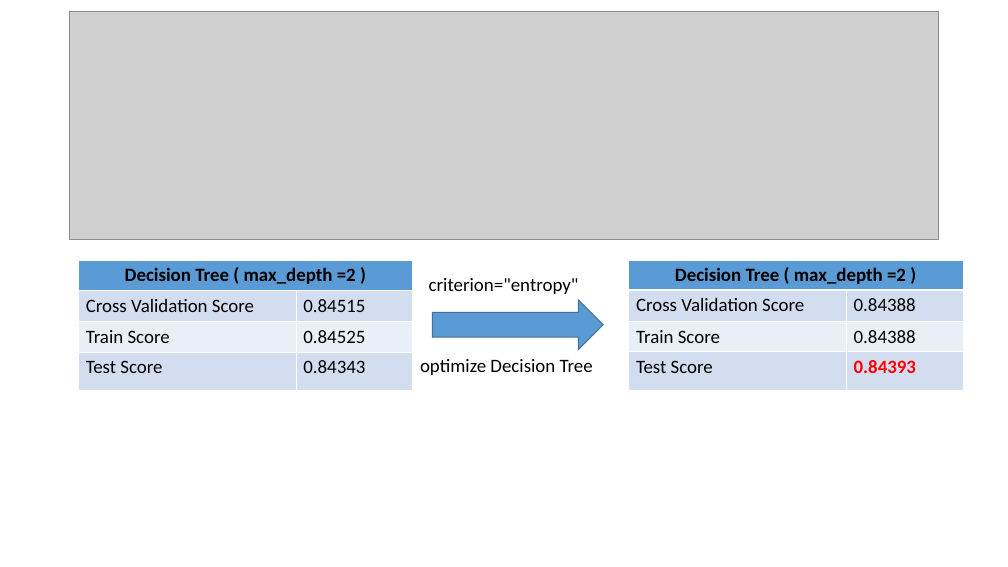
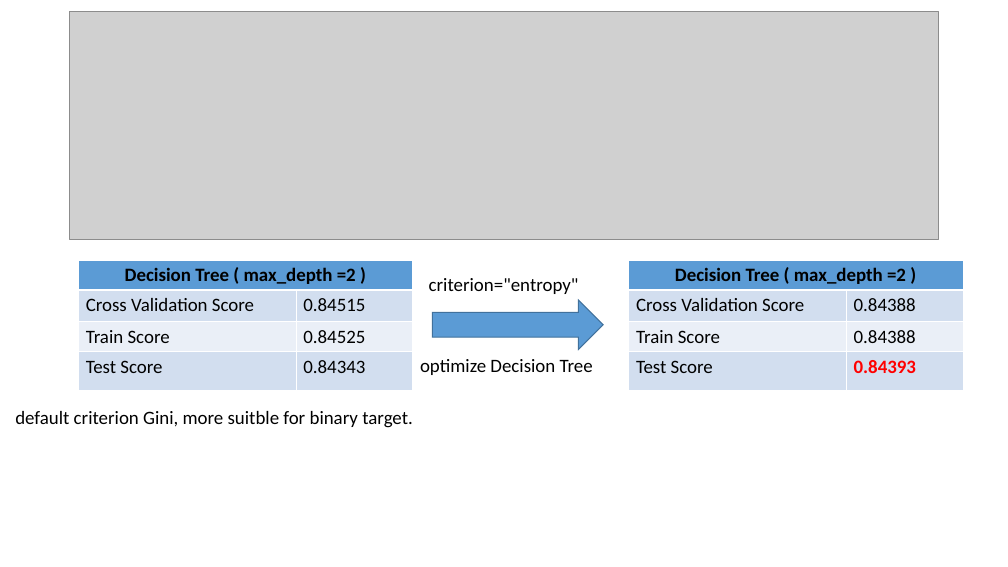
Before and after one commit to besswess/Atlantic-Cyclone-Classification, a slide deck: slide 8 of Predicting Atlantic Windstom Status.ppt. Drawn at 1008x567 pixels with LibreOffice and Linux fonts; fonts in the diff are those of the drawing; grey boxes stand for pictures. Boxes give left, top, right and bottom in pixels: in the first picture for what was removed or moved away, otherwise in the second. Text is boxed around its words. In the diff, an @@ line names an element or a change of style, - is before the commit and + after.

```diff
--- a/Predicting Atlantic Windstom Status.ppt
+++ b/Predicting Atlantic Windstom Status.ppt
@@ text added at (15,411,413,428), 18 pt, text #000000 @@
+default criterion Gini, more suitble for binary target.
```
Also in this commit, not shown: 1 other slide changed, 2 slides added, 2 slides removed, 1 other file.
